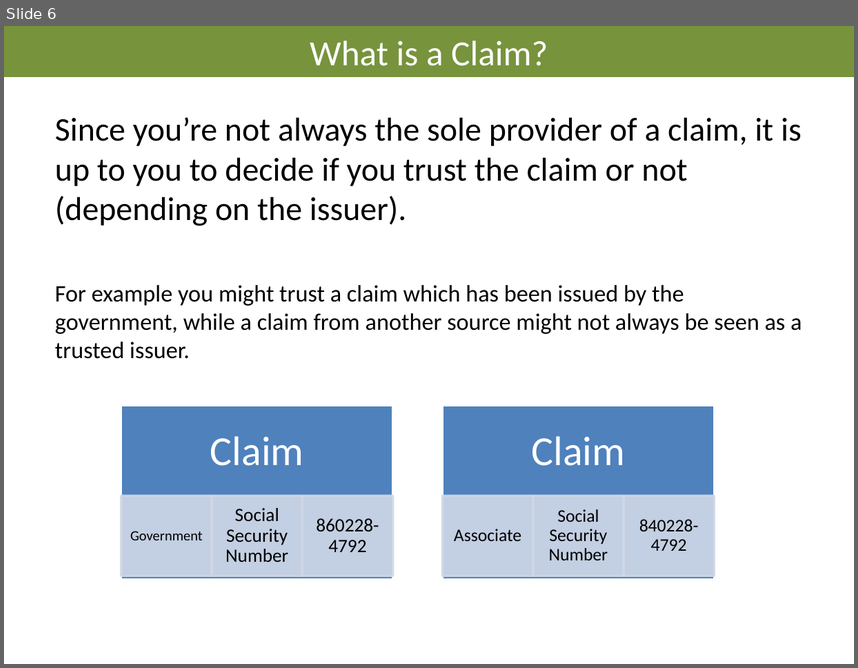
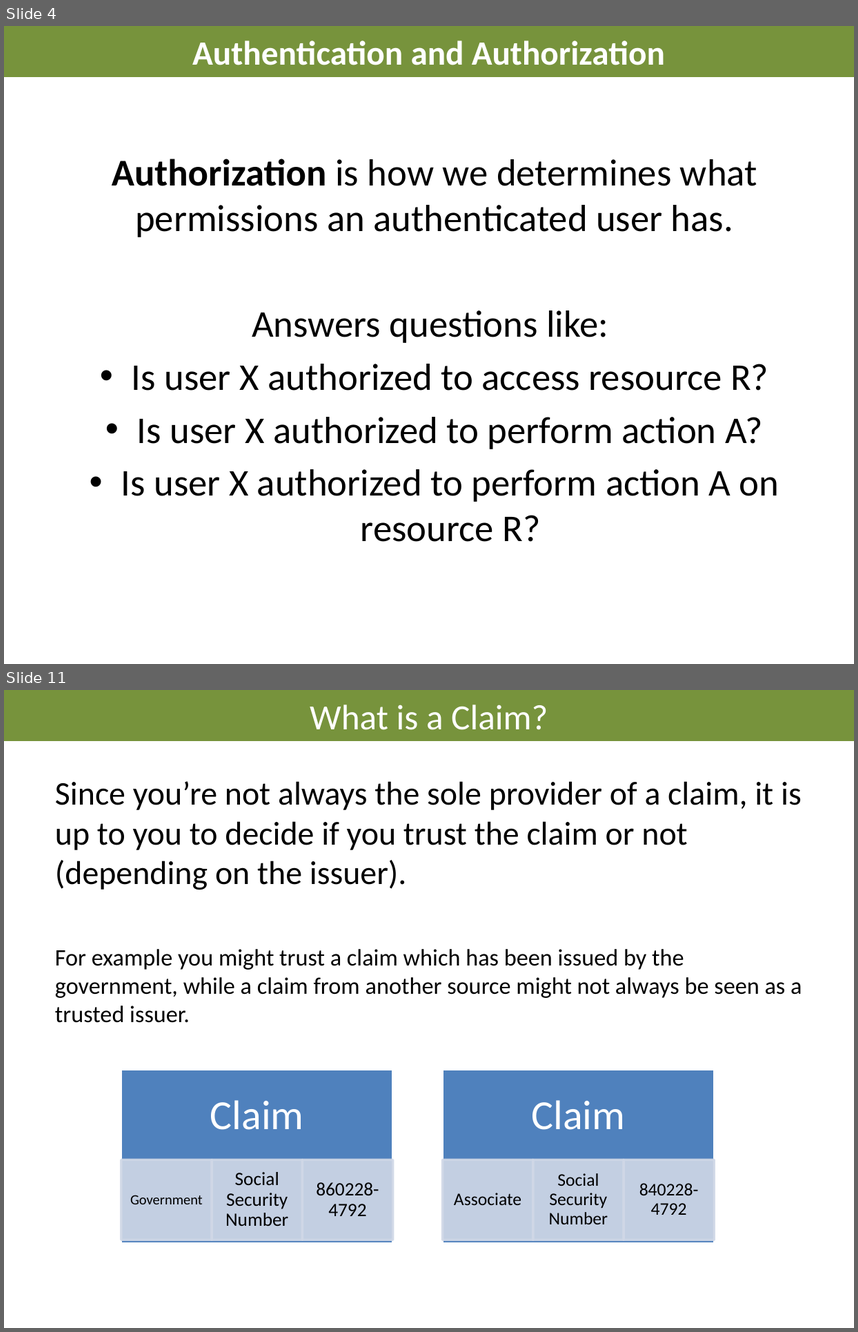
Before and after one commit to AndreasElffors/IdentityTemplate, a slide deck: Documents/Identity-Theory.pptx. Shown one above the other, each under a label of ours: slide 6 before the commit, slides 4 and 11 after it; the slides between them are not shown. The pictures are 858x668 and 858x1332 pixels, drawn with LibreOffice and Linux fonts; fonts in the diff are those of the drawing; background and template pictures are left out. Boxes give left, top, right and bottom in pixels: in the first picture for what was removed or moved away, otherwise in the second. Text is boxed around its words. In the diff, an @@ line names an element or a change of style, - is before the commit and + after.

```diff
--- a/Documents/Identity-Theory.pptx
+++ b/Documents/Identity-Theory.pptx
@@ slide 4 added at box(4, 26, 854, 664), background #FFFFFF @@
@@ title added at box(4, 26, 854, 77), fill #77933C, 28.8 pt, text #FFFFFF, bold @@
+Authentication and Authorization
@@ text added at box(112, 158, 780, 541), 32 pt, text #000000 @@
+Authorization is how we determines what permissions an authenticated user has.
+Answers questions like:
+• Is user X authorized to access resource R?
+• Is user X authorized to perform action A?
+• Is user X authorized to perform action A on resource R?
@@ what was slide 6 is now slide 11 @@
```
Also in this commit, not shown: 13 slides changed, 11 other slides added, 2 slides removed.
